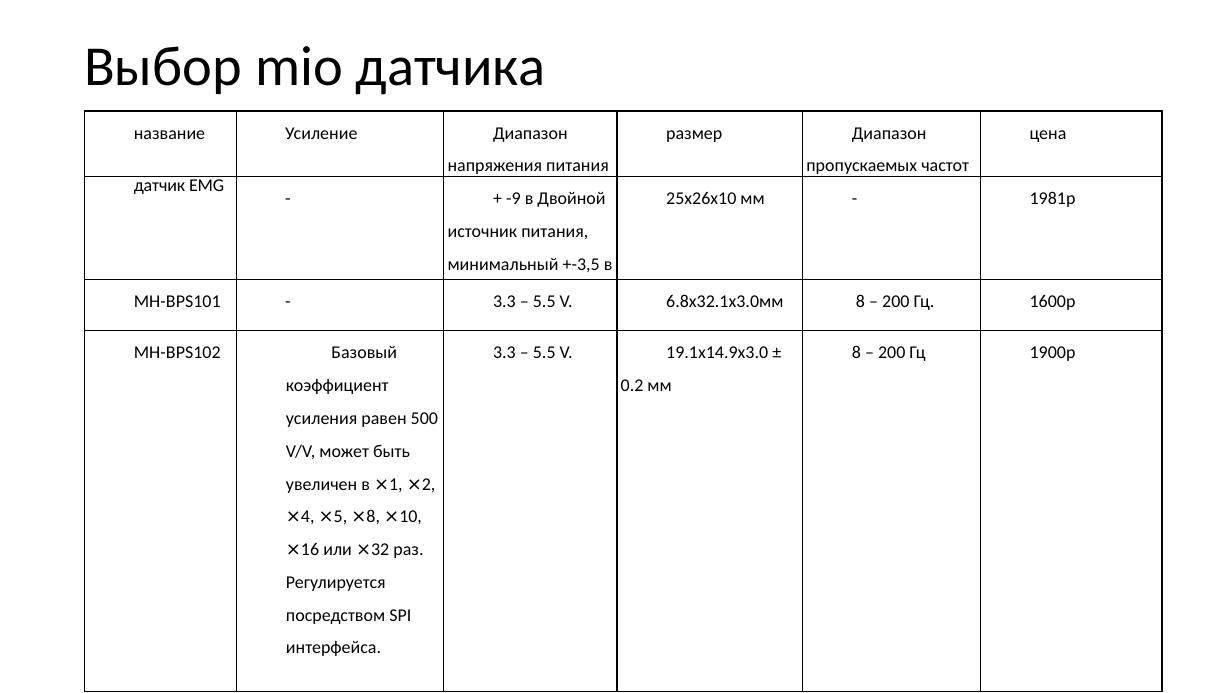
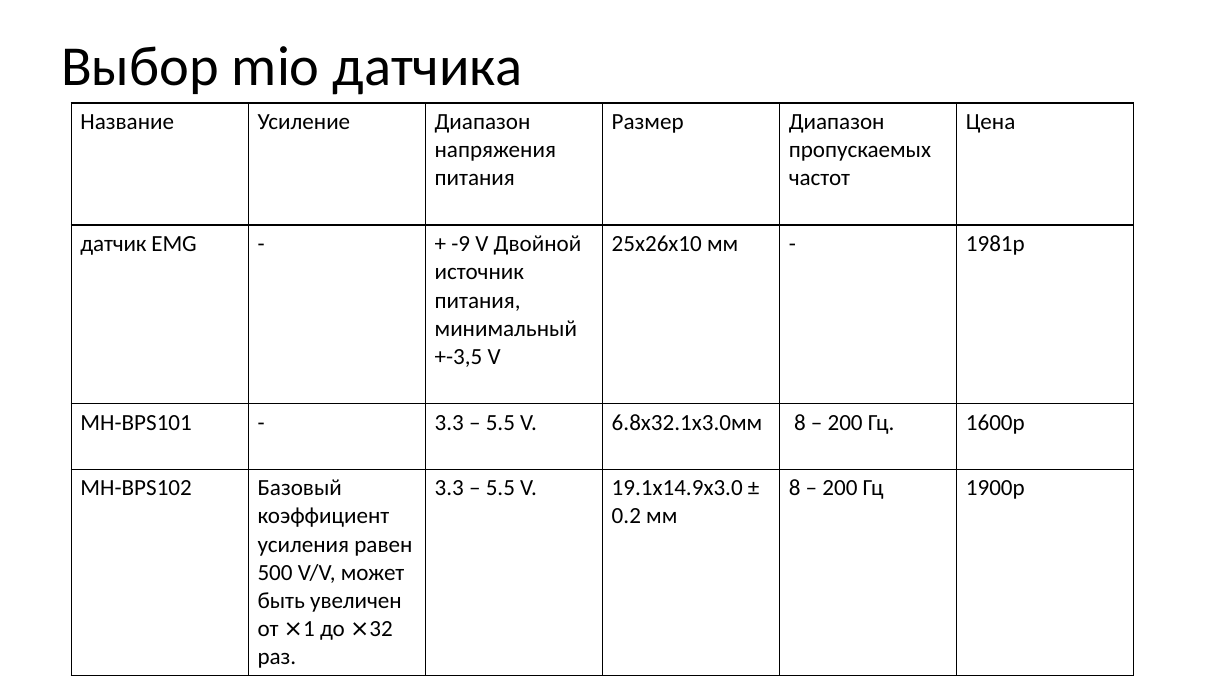
Before and after one commit to pepellsd/diplom, a slide deck: slide 7 of presentation.pptx. Drawn at 1232x693 pixels with LibreOffice and Linux fonts; fonts in the diff are those of the drawing. Boxes give left, top, right and bottom in pixels: in the first picture for what was removed or moved away, otherwise in the second. Text is boxed around its words. In the diff, an @@ line names an element or a change of style, - is before the commit and + after.

Commit message:
update presentation

```diff
--- a/presentation.pptx
+++ b/presentation.pptx
@@ title "Выбор mio датчика": place and size @@
-title "Выбор mio датчика" at bbox=[84, 46, 546, 95]
+title "Выбор mio датчика" at bbox=[61, 46, 523, 95]
@@ table at bbox=[71, 103, 1136, 672] @@
-row 1: название | Усиление | Диапазон напряжения питания | размер | Диапазон пропускаемых частот | цена
+row 1: Название | Усиление | Диапазон напряжения питания | Размер | Диапазон пропускаемых частот | Цена
-row 2, column 3: + -9 в Двойной источник питания, минимальный +-3,5 в
+row 2, column 3: + -9 V Двойной источник питания, минимальный +-3,5 V
-row 4, column 2: Базовый коэффициент усиления равен 500 V/V, может быть увеличен в ⨯1, ⨯2, ⨯4, ⨯5, ⨯8, ⨯10, ⨯16 или ⨯32 раз. Регулируется посредством SPI интерфейса.
+row 4, column 2: Базовый коэффициент усиления равен 500 V/V, может быть увеличен от ⨯1 до ⨯32 раз.
@@ size 14 to 18 pt in "Усиление", "Диапазон напряжения питания", "Диапазон пропускаемых частот", "датчик EMG" and 15 more places @@
@@ indent changed @@
@@ line spacing 1.5 to 1 @@
@@ line spacing 15pt to 1 @@
@@ less space between paragraphs @@
@@ table: place and size @@
-table at bbox=[85, 111, 1162, 686]
+table at bbox=[71, 103, 1136, 672]
```
Also in this commit, not shown: 6 other slides changed, 3 slides added, 4 slides removed.
